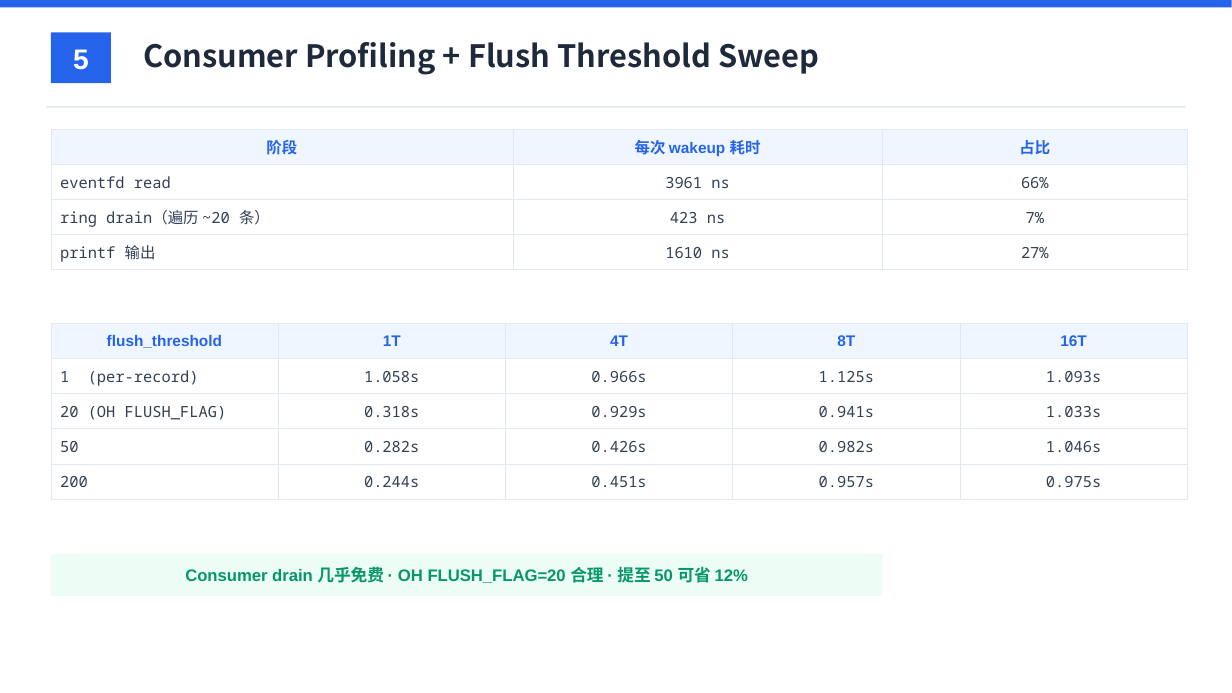
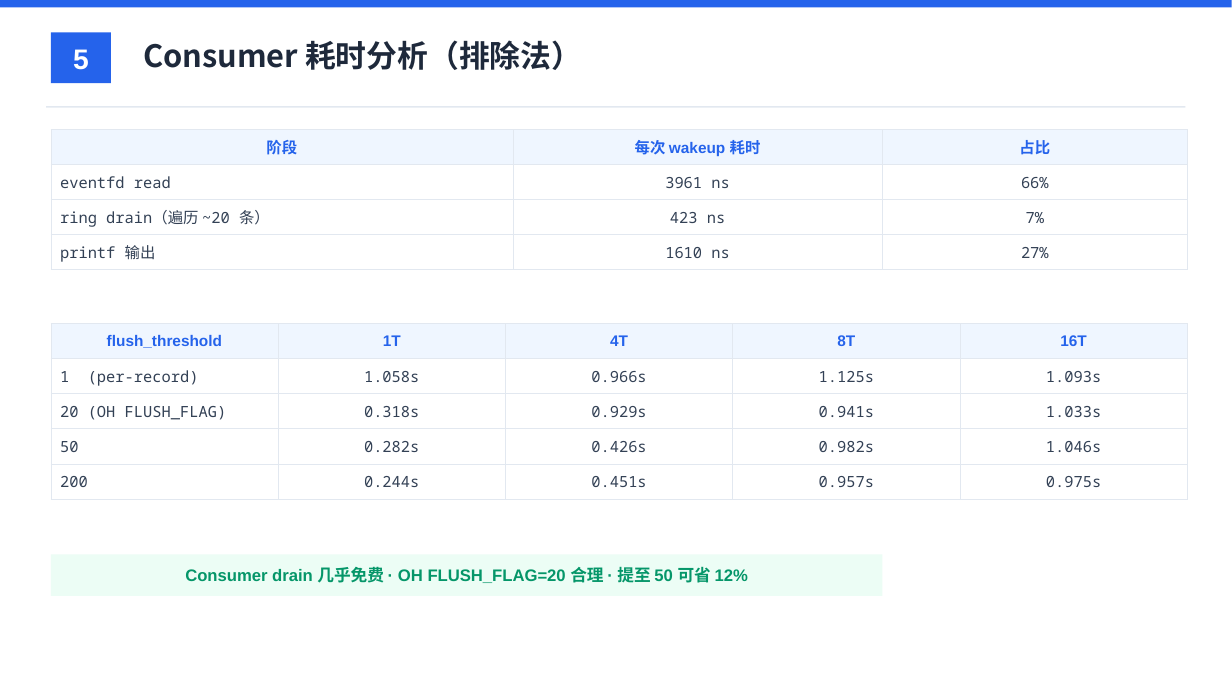
Before and after one commit to YiChiChen1106/Nativehook_linux_planb, a slide deck: slide 5 of presentation/native_hook_progress_2026-06-11.pptx. Drawn at 1232x693 pixels with LibreOffice and Linux fonts; fonts in the diff are those of the drawing. Boxes give left, top, right and bottom in pixels: in the first picture for what was removed or moved away, otherwise in the second. Text is boxed around its words. In the diff, an @@ line names an element or a change of style, - is before the commit and + after.

```diff
--- a/presentation/native_hook_progress_2026-06-11.pptx
+++ b/presentation/native_hook_progress_2026-06-11.pptx
@@ text at (143,40,582,70): text changed @@
-Consumer Profiling + Flush Threshold Sweep
+Consumer 耗时分析（排除法）
```
Also in this commit, not shown: 3 other files.
